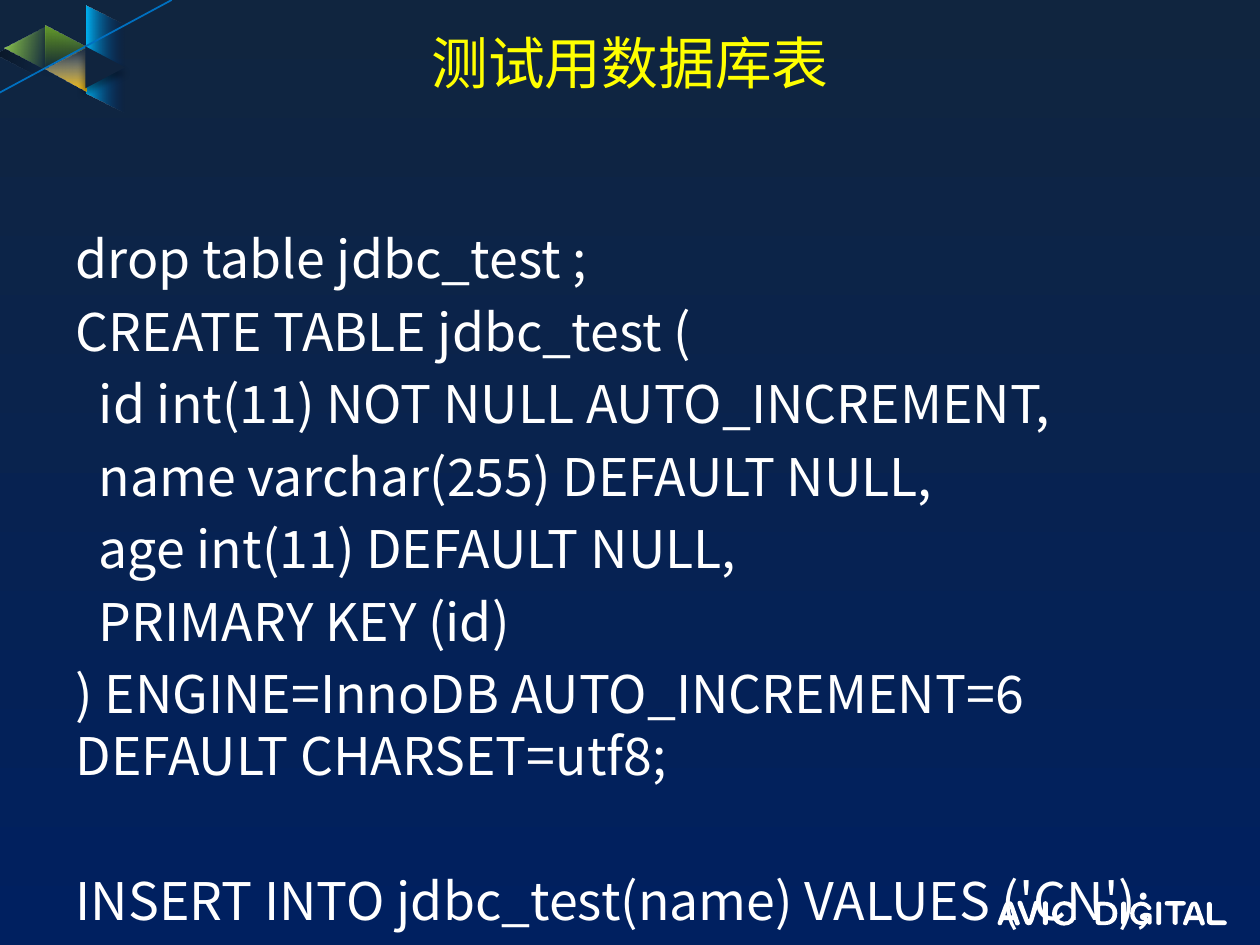
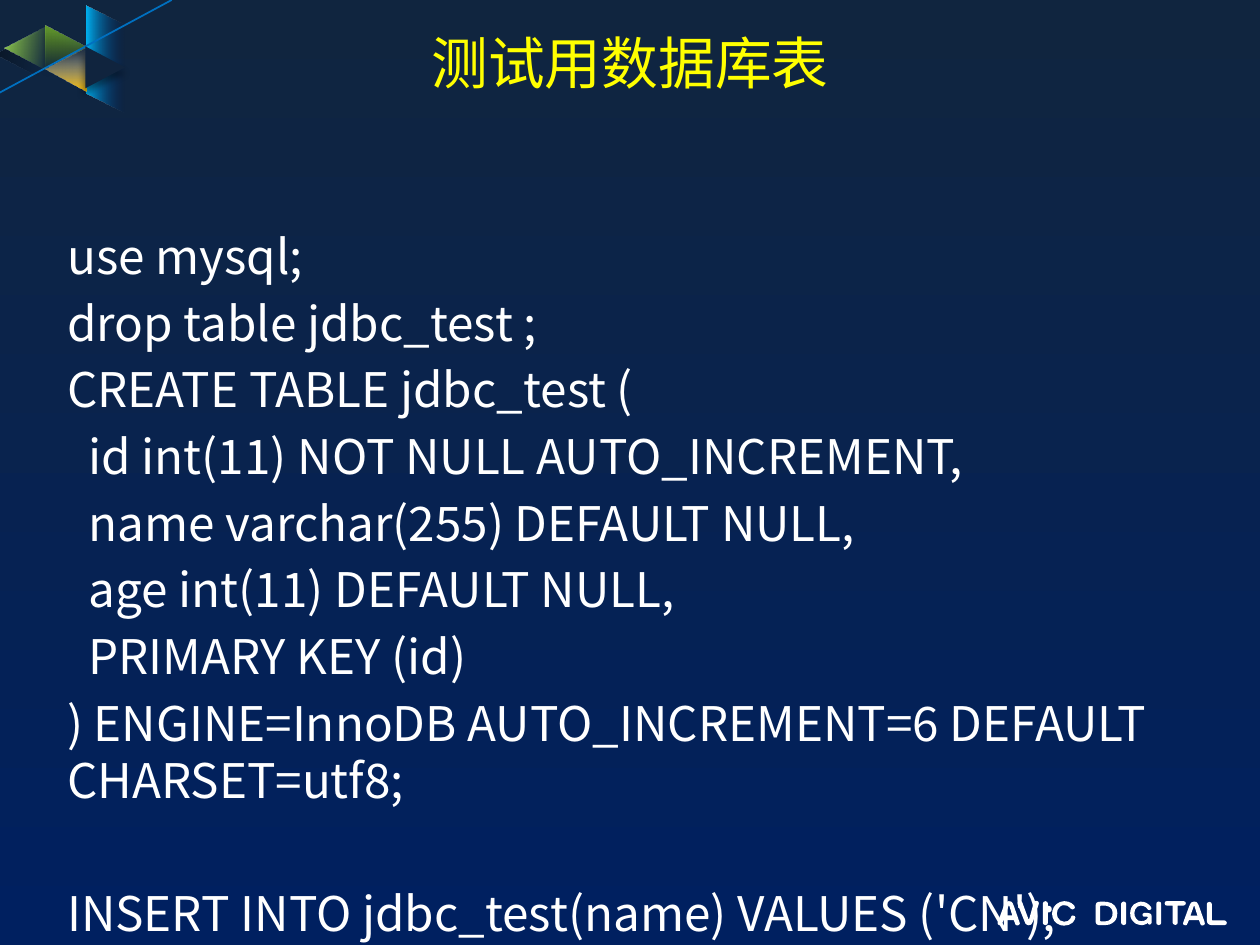
Before and after one commit to guofengzh/java-way, a slide deck: slide 4 of java/docs/12-java-JDBC.pptx. Drawn at 1260x945 pixels with LibreOffice and Linux fonts; fonts in the diff are those of the drawing; background and template pictures are left out. Boxes give left, top, right and bottom in pixels: in the first picture for what was removed or moved away, otherwise in the second. Text is boxed around its words. In the diff, an @@ line names an element or a change of style, - is before the commit and + after.

```diff
--- a/java/docs/12-java-JDBC.pptx
+++ b/java/docs/12-java-JDBC.pptx
@@ text "use mysql;": place and size @@
-text "use mysql;" at (76,236,1151,933)
+text "use mysql;" at (67,236,1146,943)
@@ text at (67,236,303,285): paragraph added @@
+use mysql;
@@ text at (67,303,1146,943): size 29.6 to 27.2 pt @@
```
Also in this commit, not shown: 8 other files.
